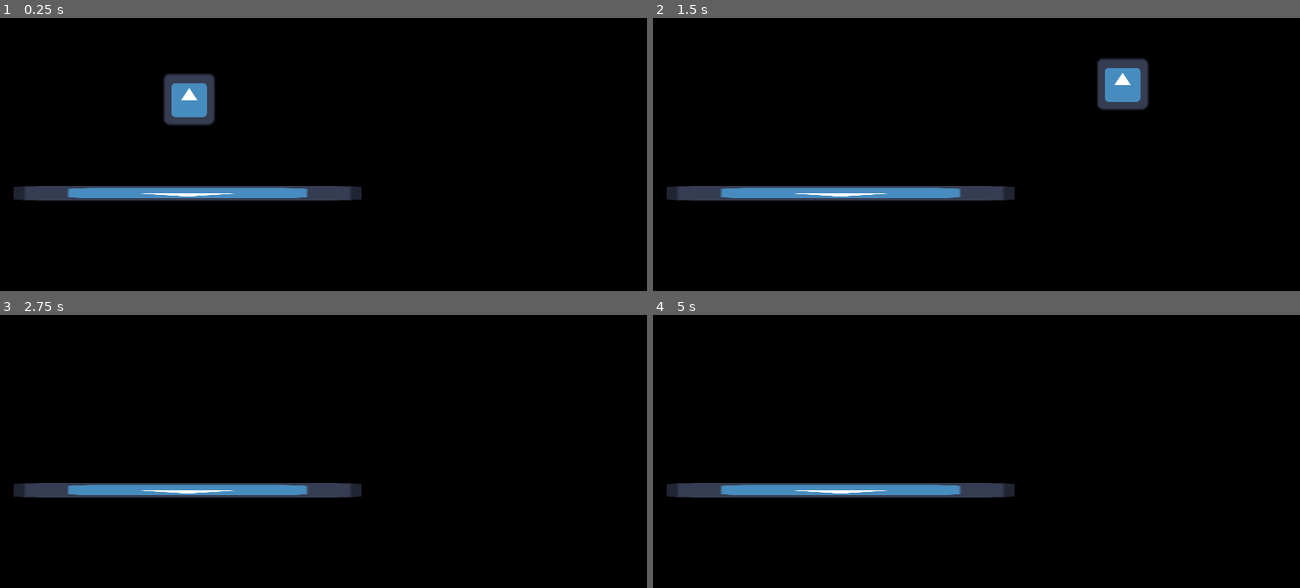
Above: before the commit, frames 1-4 (two rows, left to right).
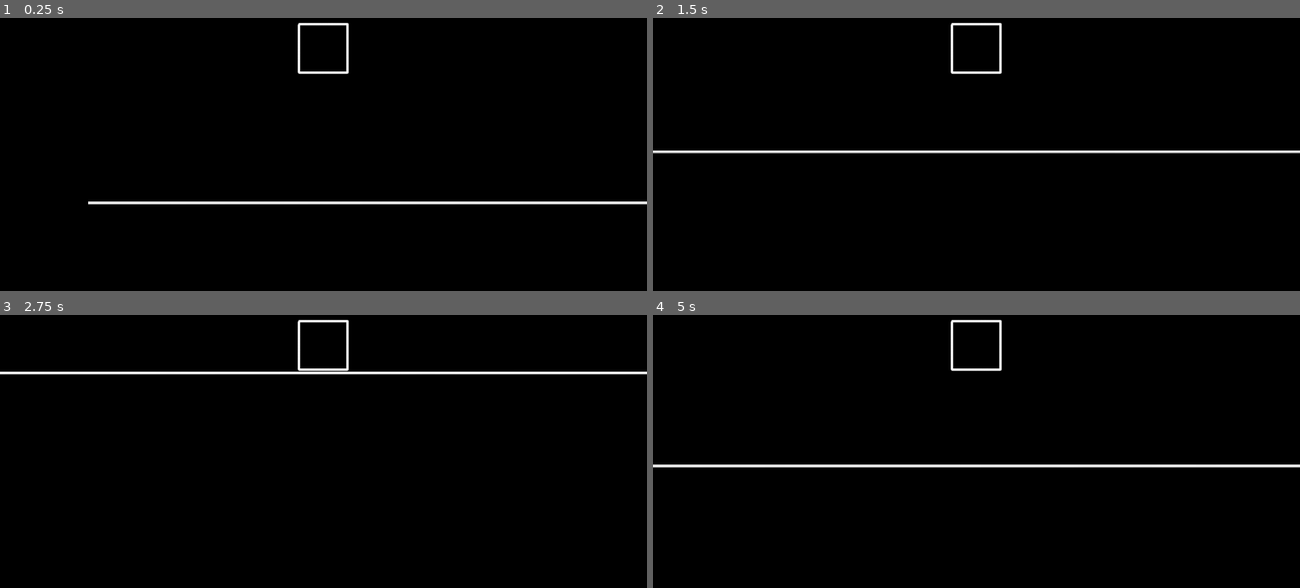
Above: after the commit, the same moments.

Repository: Frisk17/GMTK2023
Game: Godot game, scene res://scenes/game.tscn
Same seed, same stepped clock (60 frames per second), same inputs: the game is played once before the commit and once after it. The engine's default icon, where the game draws it, is replaced by a stand-in: a white triangle on a blue panel in a dark square.
Inputs:
- Up to frame 1 (0.25 s): no input
- Up to frame 2 (1.5 s): hold D (move_right) from 0.53 s (still down); tap Space (jump) at 0.77 s
- Up to frame 3 (2.75 s): tap Space (jump) at 1.52 s; release D (move_right) at 2.03 s; hold A (move_left) from 2.03 s (still down)
- Up to frame 4 (5 s): tap Enter at 2.75 s; release A (move_left) at 2.78 s; hold D (move_right) 2.78-4.28 s; tap Space (jump) at 3.02, 3.77, 4.52 s; hold A (move_left) from 4.28 s (still down)

The runs differ from the first frame. In frame 1, 5.7% of the frame differs, in the area x 2-100%, y 1-69%; in frame 2, 5.9%, in the area x 0-100%, y 1-67%; in frame 3, 4.4%; in frame 4, 4.4%.

Commit message:
Created a camera follow

Diff:
--- a/project.godot
+++ b/project.godot
@@ -20,6 +20,7 @@
 
 window/size/viewport_width=800
 window/size/viewport_height=600
+window/stretch/mode="viewport"
 
 [input]
 
--- a/scenes/game.tscn
+++ b/scenes/game.tscn
@@ -1,22 +1,30 @@
-[gd_scene load_steps=6 format=3 uid="uid://t5kcoecyo3wg"]
+[gd_scene load_steps=7 format=3 uid="uid://t5kcoecyo3wg"]
 
 [ext_resource type="Script" path="res://scenes/scripts/player/player.gd" id="1_tg8gh"]
 [ext_resource type="Script" path="res://scenes/scripts/player/person.gd" id="2_cv2ip"]
-[ext_resource type="Texture2D" uid="uid://bebdrymcr16hc" path="res://icon.svg" id="2_itglq"]
+[ext_resource type="Texture2D" uid="uid://b8tek758s66jo" path="res://sprites/person.png" id="3_j2w8k"]
+[ext_resource type="Texture2D" uid="uid://bypbv73omvnj8" path="res://sprites/line.png" id="4_e5qxl"]
 
 [sub_resource type="RectangleShape2D" id="RectangleShape2D_s85mk"]
 size = Vector2(64, 64)
 
-[sub_resource type="RectangleShape2D" id="RectangleShape2D_g1yjk"]
-size = Vector2(127, 127)
+[sub_resource type="RectangleShape2D" id="RectangleShape2D_hk8ru"]
+size = Vector2(64, 4)
 
 [node name="Game" type="Node2D"]
 
 [node name="Player" type="Node" parent="." node_paths=PackedStringArray("person")]
+process_priority = 1
+process_physics_priority = 1
 script = ExtResource("1_tg8gh")
 person = NodePath("../Person")
-terminal_velocity = 400.0
+terminal_velocity = 500.0
 damping = 10.0
+camera_terminal_velocity = 500.0
+camera_damping = 10.0
+camera_deadzone = 120.0
+
+[node name="Camera2D" type="Camera2D" parent="Player"]
 
 [node name="Person" type="CharacterBody2D" parent="."]
 position = Vector2(234, 330)
@@ -24,8 +32,7 @@
 jump_height = 120.0
 
 [node name="Sprite2D" type="Sprite2D" parent="Person"]
-scale = Vector2(0.5, 0.5)
-texture = ExtResource("2_itglq")
+texture = ExtResource("3_j2w8k")
 
 [node name="CollisionShape2D" type="CollisionShape2D" parent="Person"]
 shape = SubResource("RectangleShape2D_s85mk")
@@ -34,13 +41,12 @@
 wait_time = 0.167
 one_shot = true
 
-[node name="StaticBody2D" type="StaticBody2D" parent="."]
-position = Vector2(232, 479)
-scale = Vector2(3.35702, -0.148398)
+[node name="Ground" type="StaticBody2D" parent="."]
+position = Vector2(717, 554)
+scale = Vector2(24.2, 1)
 
-[node name="Sprite2D" type="Sprite2D" parent="StaticBody2D"]
-texture = ExtResource("2_itglq")
+[node name="Sprite2D" type="Sprite2D" parent="Ground"]
+texture = ExtResource("4_e5qxl")
 
-[node name="CollisionShape2D" type="CollisionShape2D" parent="StaticBody2D"]
-position = Vector2(0.5, 0.5)
-shape = SubResource("RectangleShape2D_g1yjk")
+[node name="CollisionShape2D" type="CollisionShape2D" parent="Ground"]
+shape = SubResource("RectangleShape2D_hk8ru")
--- a/scenes/scripts/player/player.gd
+++ b/scenes/scripts/player/player.gd
@@ -6,11 +6,22 @@
 
 @onready var state: State = PersonState.new(person)
 
+var camera_velocity: Vector2 = Vector2.ZERO
+var camera_acceleration: Vector2 = Vector2.ZERO
+@onready var camera_target_position: Vector2 = state.target.position
+@export var camera_terminal_velocity: float
+@export var camera_damping: float
+@export var camera_deadzone: float
+
+func _ready():
+	state.state_enter()
+
 func _process(delta):
 	state.update(delta)
 
 func _physics_process(delta):
 	state.physics_update(delta, terminal_velocity, damping)
+	move_camera(delta)
 
 func change_state(new_state: State):
 	state.state_exit()
@@ -18,3 +29,6 @@
 
 	new_state.state_enter()
 	state = new_state
+
+func move_camera(delta):
+	$Camera2D.position = state.target.position
--- a/scenes/scripts/player/state.gd
+++ b/scenes/scripts/player/state.gd
@@ -6,7 +6,7 @@
 var acceleration: Vector2 = Vector2.ZERO
 
 func _init(_target: CharacterBody2D):
-	self.target = _target
+	target = _target
 
 func state_enter():
 	pass
Binary file added: sprites/line.png
Not shown, added: sprites/line.png.import
Binary file added: sprites/person.png
Not shown, added: sprites/person.png.import
